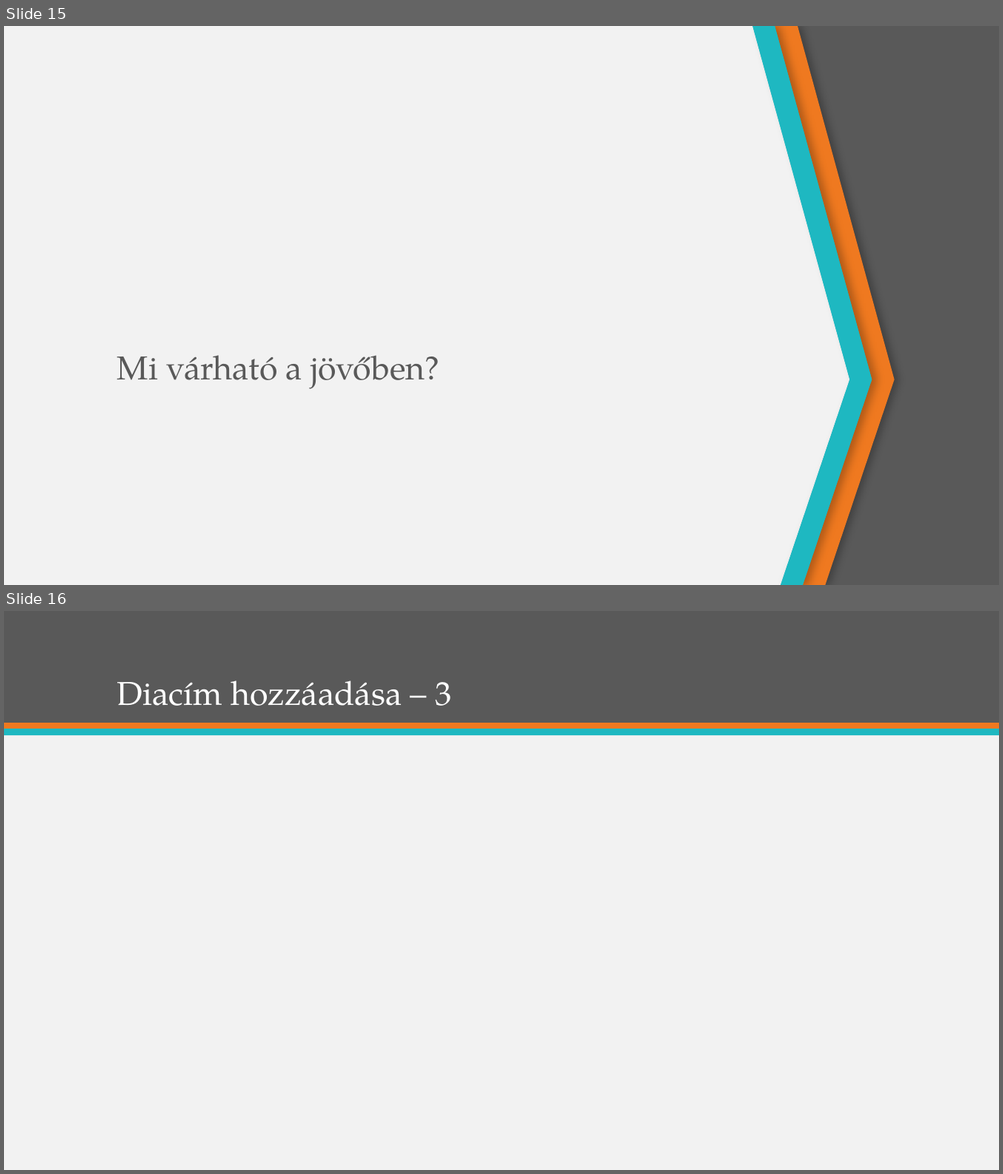
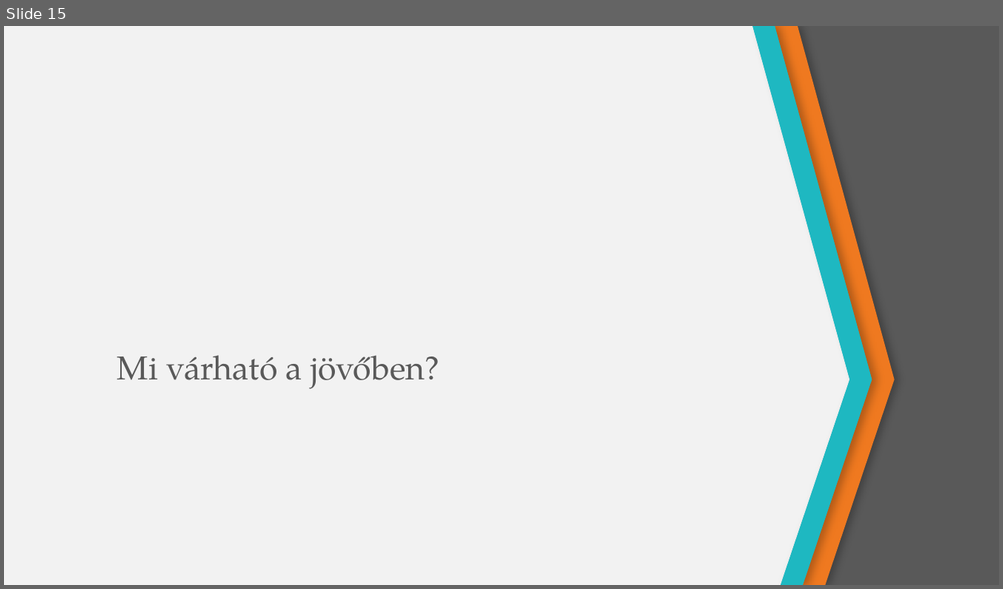
Before and after one commit to VidekiCorleone/FinalProject, a slide deck: Park1t&Go.pptx. Shown one above the other, each under a label of ours: slides 15 and 16 before the commit, slide 15 after it. The pictures are 1003x1174 and 1003x589 pixels, drawn with LibreOffice and Linux fonts; fonts in the diff are those of the drawing. Boxes give left, top, right and bottom in pixels: in the first picture for what was removed or moved away, otherwise in the second. Text is boxed around its words. In the diff, an @@ line names an element or a change of style, - is before the commit and + after.

```diff
--- a/Park1t&Go.pptx
+++ b/Park1t&Go.pptx
@@ slide 16 removed at (4, 611, 999, 1170), background #F2F2F2 @@
@@ rectangle removed at (4, 611, 999, 723) @@
@@ title removed at (117, 681, 451, 706) @@
-Diacím hozzáadása – 3
@@ rectangle removed at (4, 723, 999, 729) @@
@@ rectangle removed at (4, 729, 999, 735) @@
```
Also in this commit, not shown: 2 slides changed, 2 slides added, 6 other slides removed.
